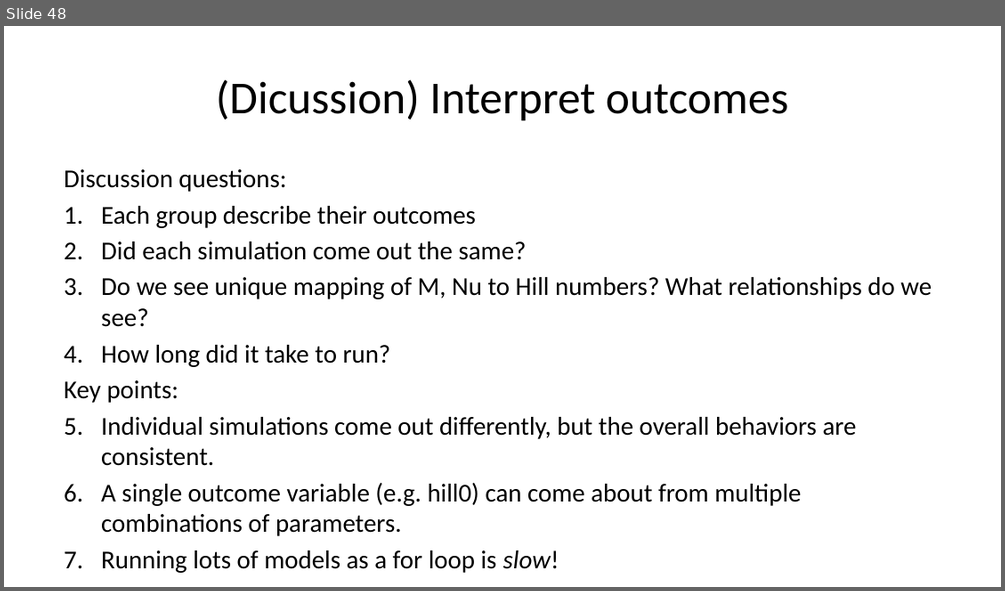
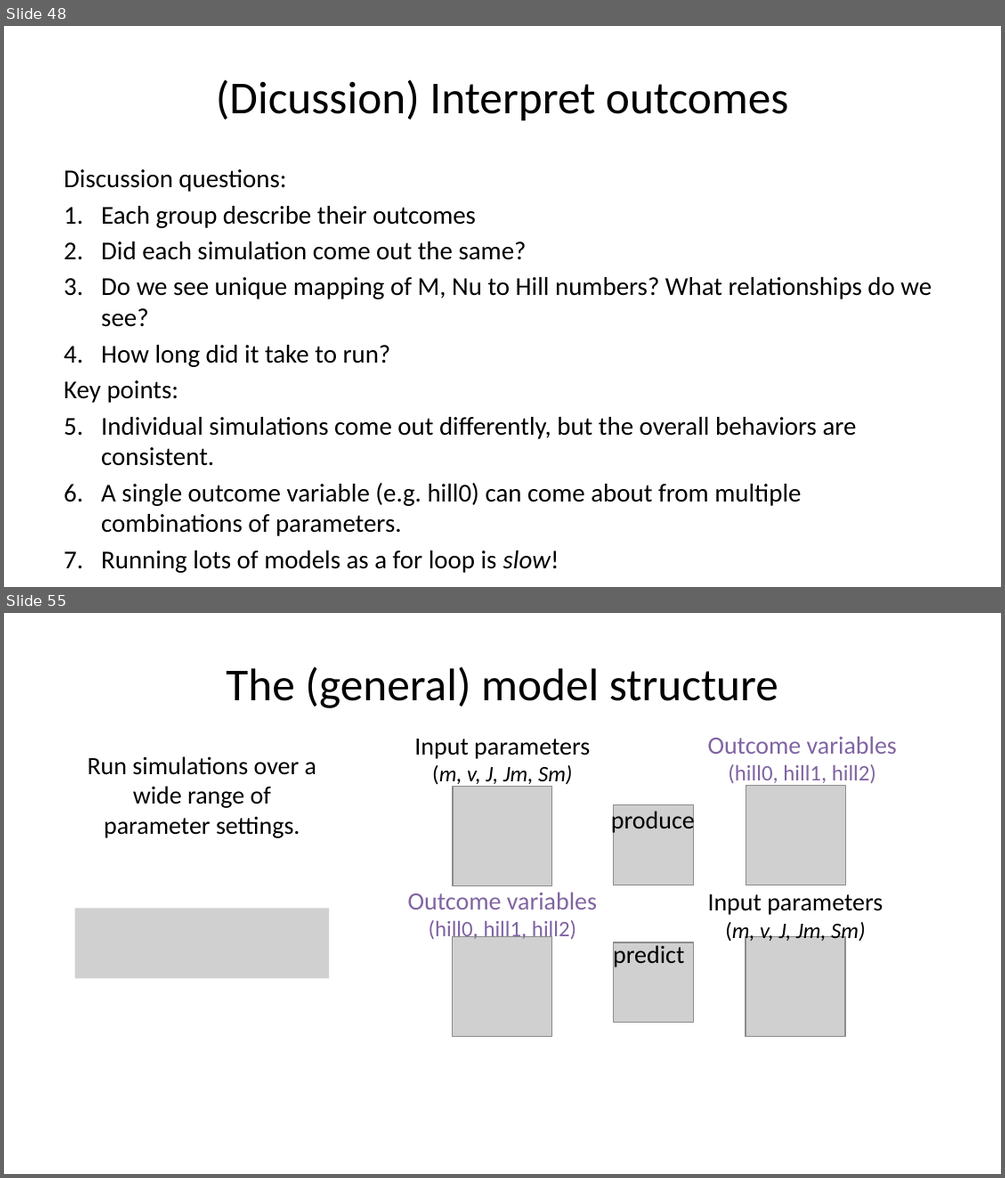
Before and after one commit to role-model/process-models-workshop, a slide deck: slides/slides_polishing.pptx. Shown one above the other, each under a label of ours: slide 48 before the commit, slides 48 and 55 after it; the slides between them are not shown. The pictures are 1005x591 and 1005x1178 pixels, drawn with LibreOffice and Linux fonts; fonts in the diff are those of the drawing; grey boxes stand for pictures. Boxes give left, top, right and bottom in pixels: in the first picture for what was removed or moved away, otherwise in the second. Text is boxed around its words. In the diff, an @@ line names an element or a change of style, - is before the commit and + after.

Commit message:
everything but code and viz screenshots for RF on neutral

```diff
--- a/slides/slides_polishing.pptx
+++ b/slides/slides_polishing.pptx
@@ slide 55 added at (4,613,1001,1174), background #FFFFFF @@
@@ title added at (226,666,778,708), 33 pt, text #000000 @@
+The (general) model structure
@@ text added at (414,738,590,787), 18 pt, text #000000 @@
+Input parameters
+(m, v, J, Jm, Sm)
@@ text added at (708,736,897,786), 16 pt, text #8064A2 @@
+Outcome variables
+(hill0, hill1, hill2)
@@ text added at (88,756,316,838), 18 pt, text #000000 @@
+Run simulations over a wide range of parameter settings.
@@ picture added at (453,787,552,886) @@
@@ picture added at (745,786,845,885) @@
@@ text added at (611,808,695,835), 18 pt, text #000000 @@
+produce
@@ picture added at (614,804,694,884) @@
@@ text added at (408,892,597,941), 16 pt, text #8064A2 @@
+Outcome variables
+(hill0, hill1, hill2)
@@ text added at (708,894,882,943), 18 pt, text #000000 @@
+Input parameters
+(m, v, J, Jm, Sm)
@@ picture added at (75,908,329,979) @@
@@ picture added at (452,937,551,1037) @@
@@ text added at (613,942,684,969), 18 pt, text #000000 @@
+predict
@@ picture added at (614,942,694,1022) @@
@@ picture added at (745,937,845,1037) @@
```
Also in this commit, not shown: 1 slide changed, 17 other slides added, 5 slides removed.
